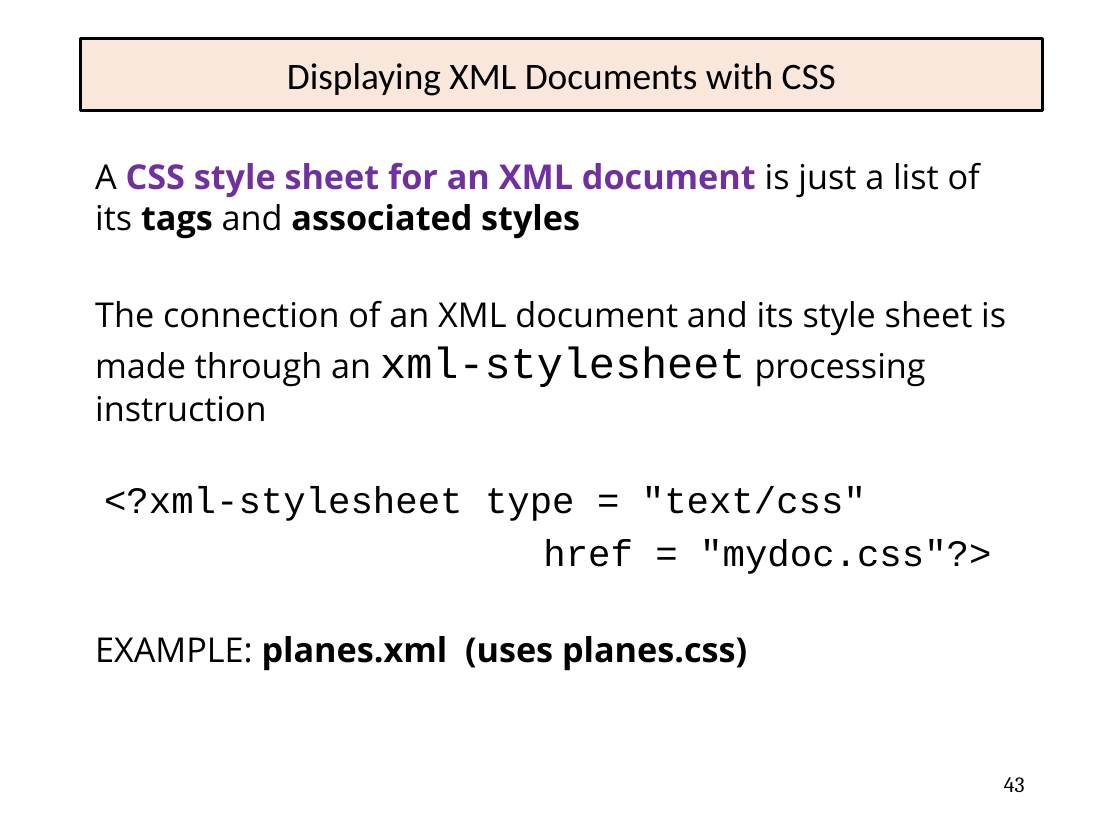
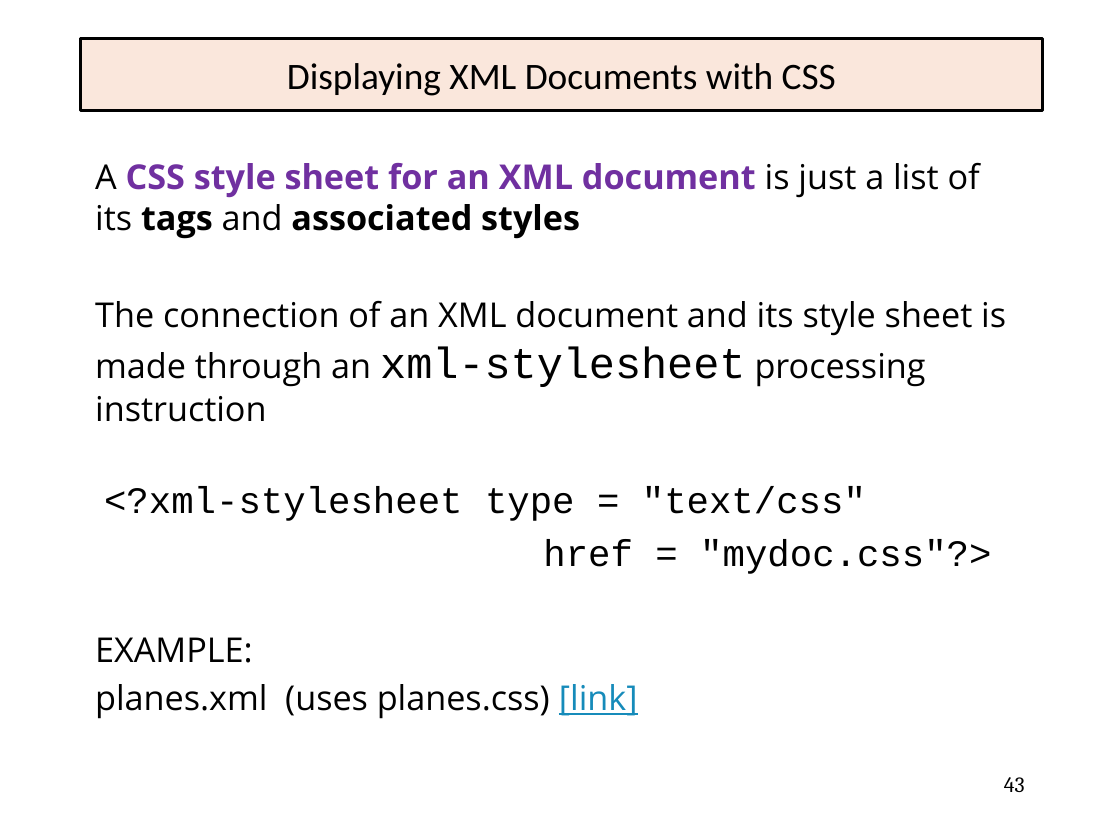
Before and after one commit to EricJPogue/www-epogue-info, a slide deck: slide 43 of CPSC-24700/Presentations/xml-and-webservices.pptx. Drawn at 1120x840 pixels with LibreOffice and Linux fonts; fonts in the diff are those of the drawing. Boxes give left, top, right and bottom in pixels: in the first picture for what was removed or moved away, otherwise in the second. Text is boxed around its words. In the diff, an @@ line names an element or a change of style, - is before the commit and + after.

Commit message:
Update session 23 documents.

```diff
--- a/CPSC-24700/Presentations/xml-and-webservices.pptx
+++ b/CPSC-24700/Presentations/xml-and-webservices.pptx
@@ text at (95, 637, 638, 719): text changed; bold off @@
-EXAMPLE: planes.xml (uses planes.css)
+EXAMPLE:
+planes.xml (uses planes.css) [link]
```
Also in this commit, not shown: 4 other slides changed, 1 slide added, 6 other files.
